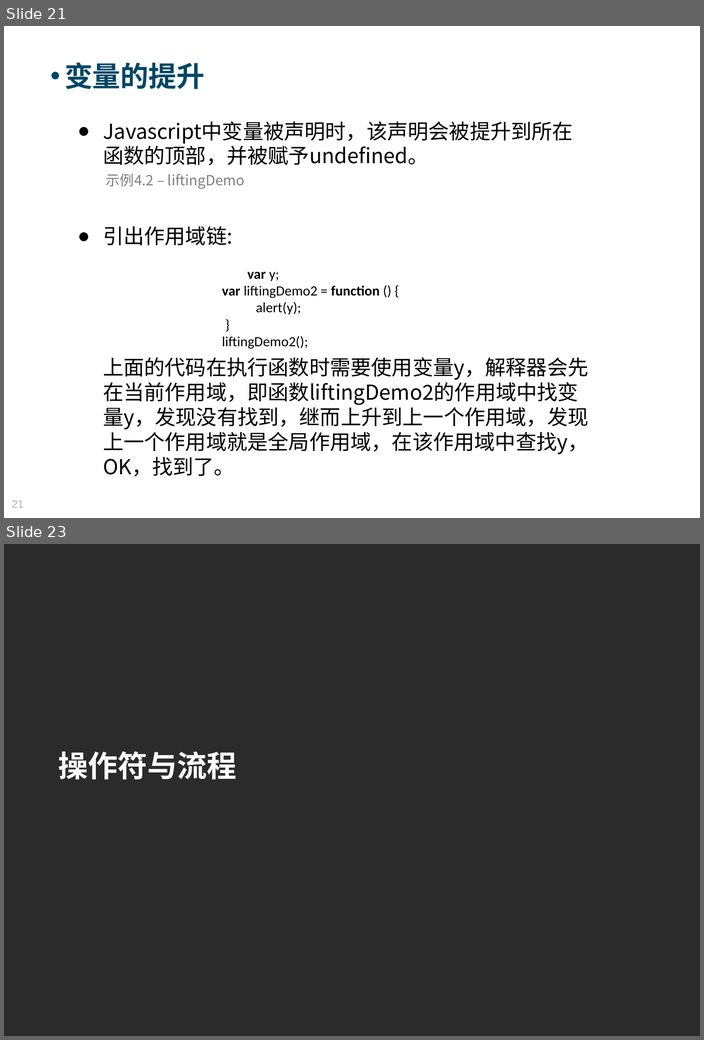
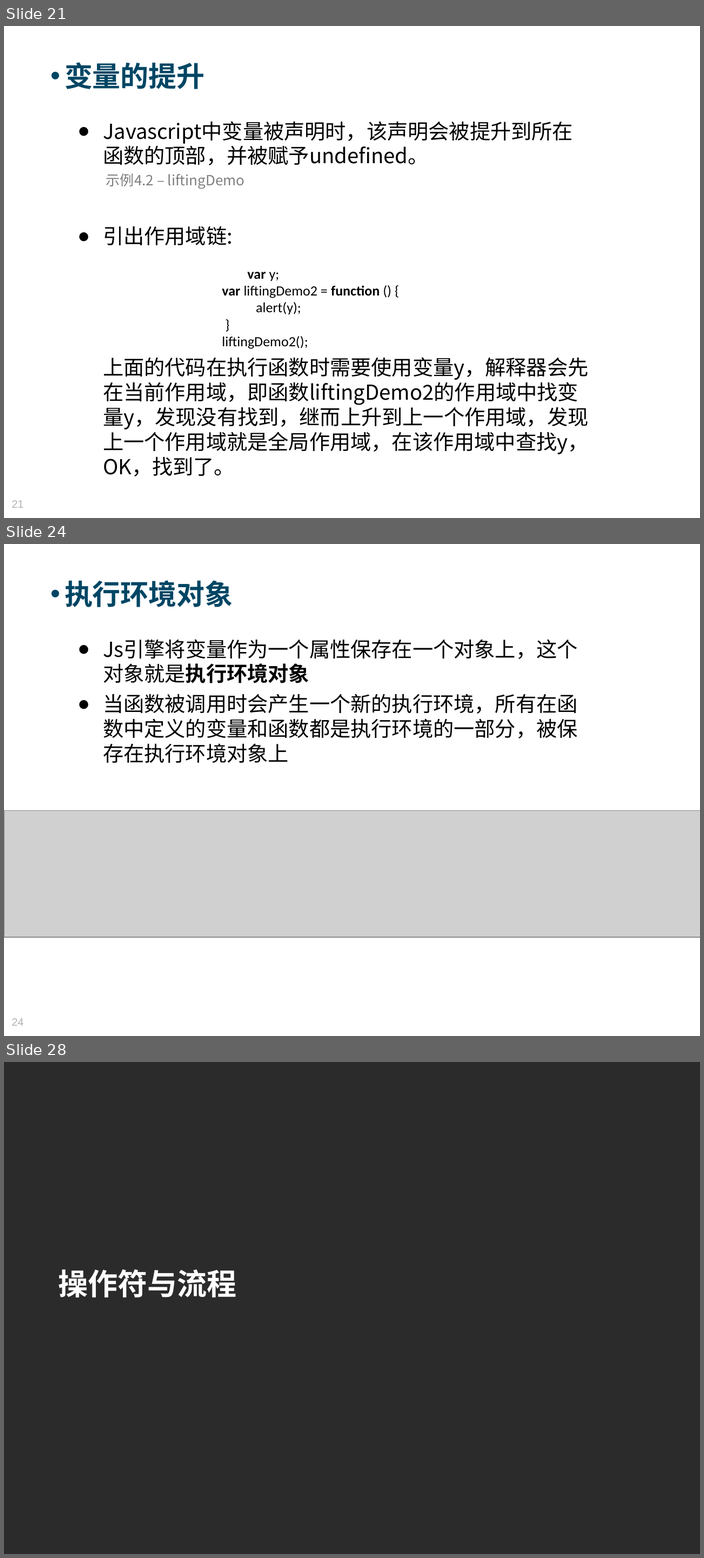
Before and after one commit to Moses824/Train-Javascript-Basic, a slide deck: Train_Javascript_Basic.ppt. Shown one above the other, each under a label of ours: slides 21 and 23 before the commit, slides 21, 24 and 28 after it; the slides between them are not shown. The pictures are 704x1040 and 704x1558 pixels, drawn with LibreOffice and Linux fonts; fonts in the diff are those of the drawing; grey boxes stand for pictures; background and template pictures are left out; a plain dark background stands for a picture behind light text. Boxes give left, top, right and bottom in pixels: in the first picture for what was removed or moved away, otherwise in the second. Text is boxed around its words. In the diff, an @@ line names an element or a change of style, - is before the commit and + after.

```diff
--- a/Train_Javascript_Basic.ppt
+++ b/Train_Javascript_Basic.ppt
@@ slide 24 added at [4, 544, 700, 1036], background picture (left out) @@
@@ text added at [64, 580, 233, 607], 34 pt, text #004664, bold @@
+• 执行环境对象
@@ text added at [103, 639, 577, 763], 25 pt, text #000000 @@
+● Js引擎将变量作为一个属性保存在一个对象上，这个对象就是执行环境对象
+● 当函数被调用时会产生一个新的执行环境，所有在函数中定义的变量和函数都是执行环境的一部分，被保存在执行环境对象上
@@ picture added at [4, 811, 700, 937] @@
@@ page number added at [12, 1018, 23, 1026], 13 pt, text #B2B2B2 @@
+24
@@ what was slide 23 is now slide 28 @@
```
Also in this commit, not shown: 3 slides changed, 6 other slides added, 3 slides removed, 2 other files.
